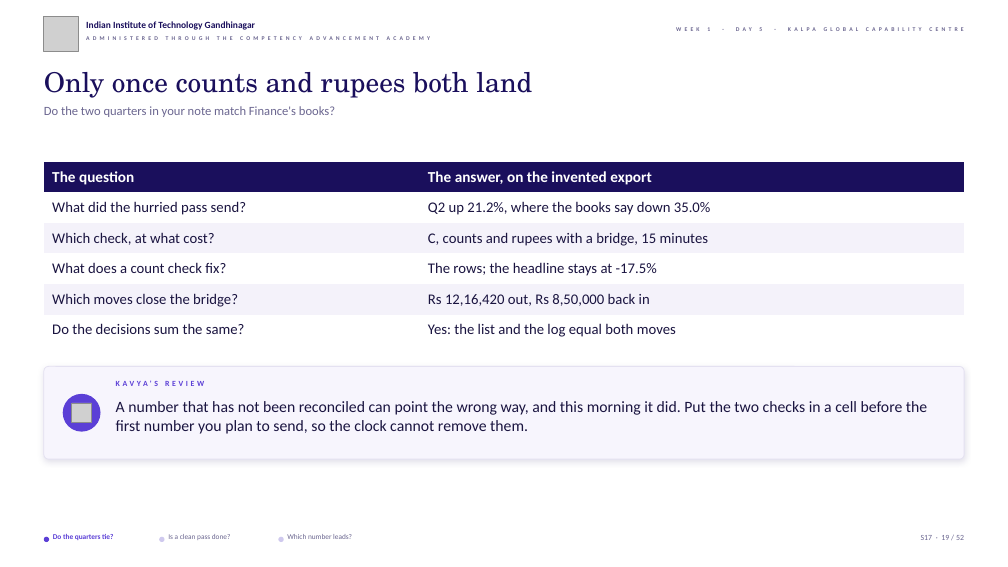
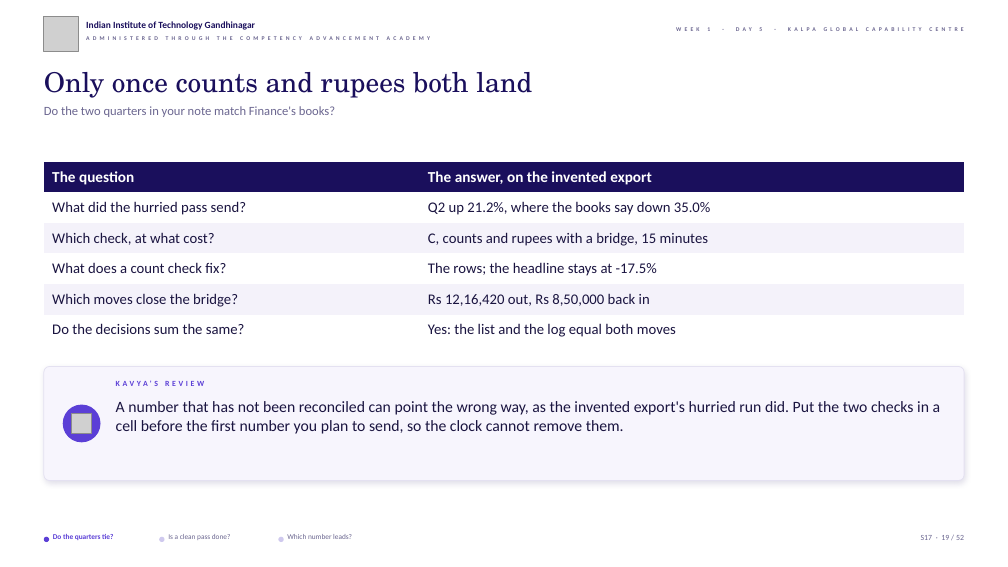
Before and after one commit to fde-academy-lab/c2-content-factory, a slide deck: slide 19 of content/W01/D5/slides/C2_W01_D05_debrief_STUDENT.pptx. Drawn at 1008x567 pixels with LibreOffice and Linux fonts; fonts in the diff are those of the drawing; grey boxes stand for pictures; background and template pictures are left out. Boxes give left, top, right and bottom in pixels: in the first picture for what was removed or moved away, otherwise in the second. Text is boxed around its words. In the diff, an @@ line names an element or a change of style, - is before the commit and + after.

```diff
--- a/content/W01/D5/slides/C2_W01_D05_debrief_STUDENT.pptx
+++ b/content/W01/D5/slides/C2_W01_D05_debrief_STUDENT.pptx
@@ rounded rectangle: place and size @@
-rounded rectangle at (44,367,964,460)
+rounded rectangle at (44,367,964,481)
@@ ellipse: place and size @@
-ellipse at (63,394,101,432)
+ellipse at (63,405,101,442)
@@ picture: place and size @@
-picture at (72,403,91,423)
+picture at (72,414,91,433)
@@ text at (116,401,941,434): text changed @@
-A number that has not been reconciled can point the wrong way, and this morning it did. Put the two checks in a cell before the first number you plan to send, so the clock cannot remove them.
+A number that has not been reconciled can point the wrong way, as the invented export's hurried run did. Put the two checks in a cell before the first number you plan to send, so the clock cannot remove them.
```
Also in this commit, not shown: 25 other slides changed, 17 other files.
